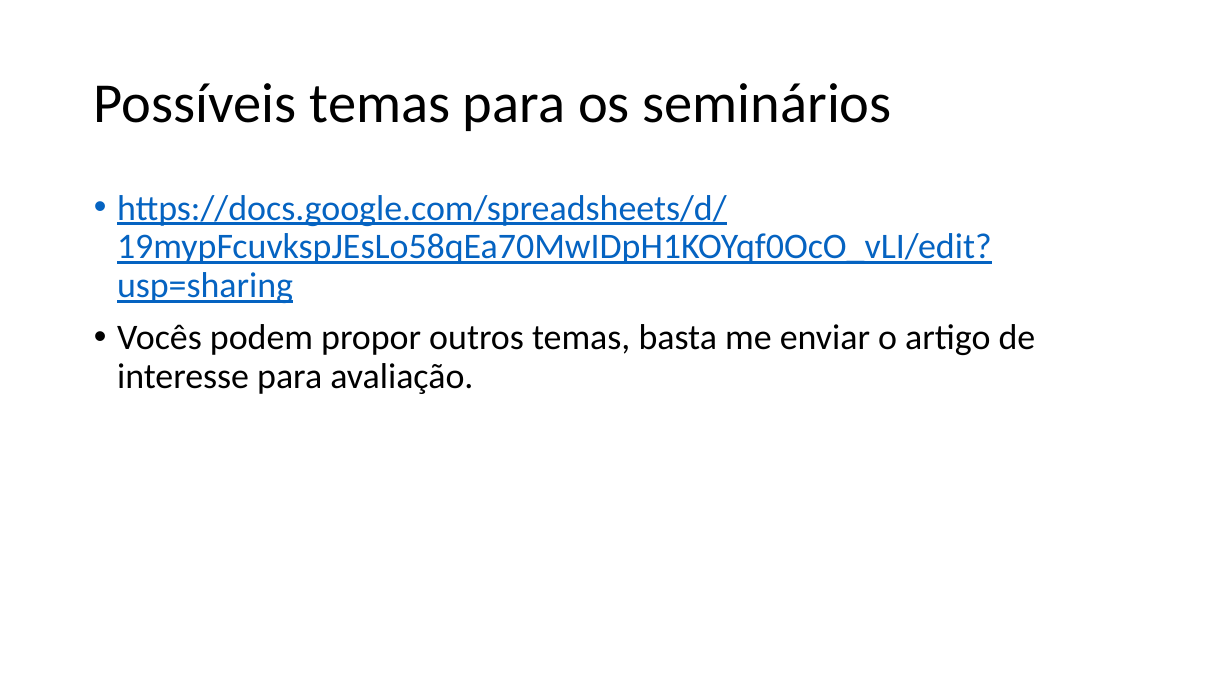
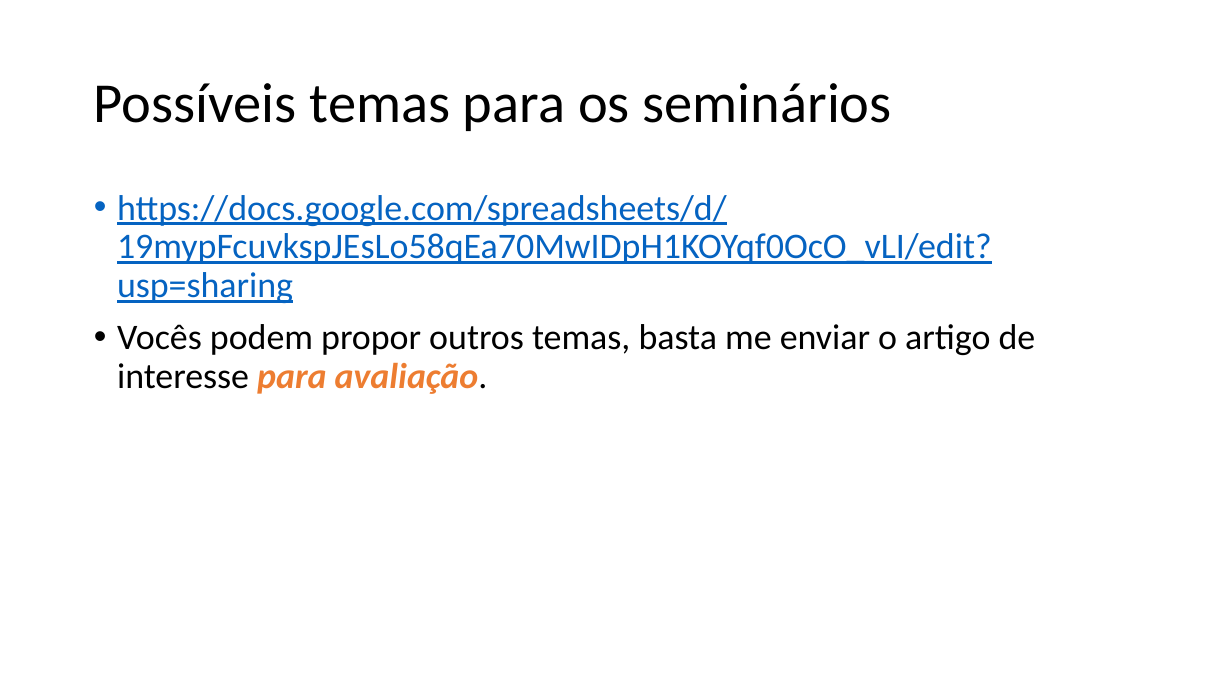
Before and after one commit to zz4fap/tp558-adv-ml, a slide deck: slide 9 of slides/TP558_1_Introdução_ao_curso.pptx. Drawn at 1232x693 pixels with LibreOffice and Linux fonts; fonts in the diff are those of the drawing. Boxes give left, top, right and bottom in pixels: in the first picture for what was removed or moved away, otherwise in the second. Text is boxed around its words. In the diff, an @@ line names an element or a change of style, - is before the commit and + after.

```diff
--- a/slides/TP558_1_Introdução_ao_curso.pptx
+++ b/slides/TP558_1_Introdução_ao_curso.pptx
@@ text at (117,324,1036,394): text colour #000000 to #ED7D31, bold on, italic on in "para avaliação." @@
```
Also in this commit, not shown: 6 other slides changed, 1 other file.
